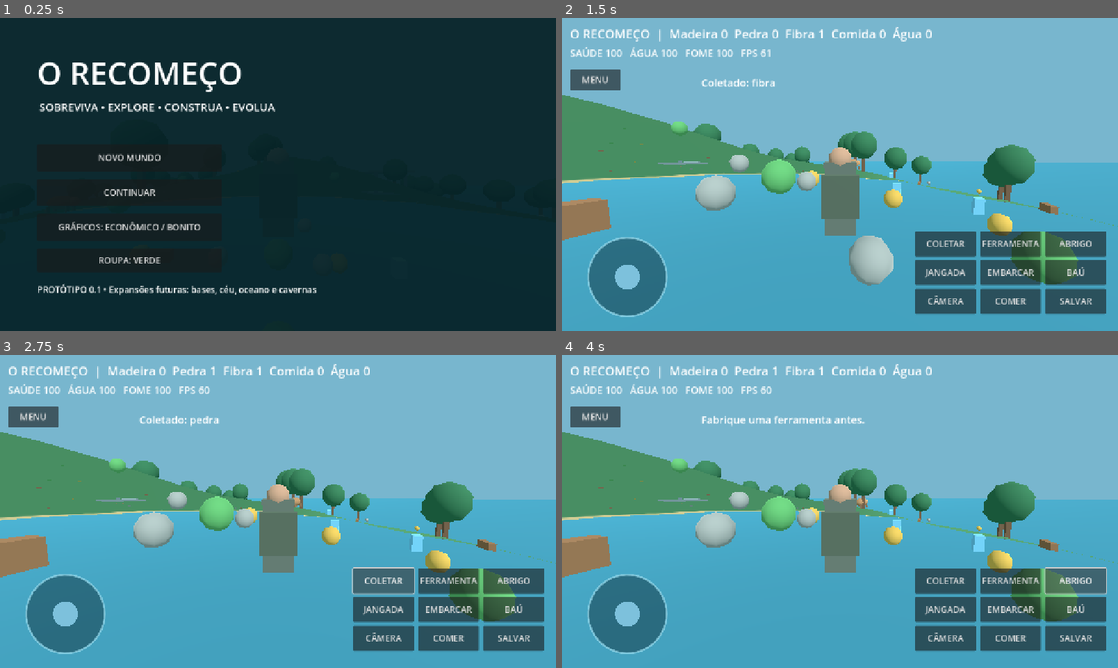
Above: before the commit, frames 1-4 (two rows, left to right).
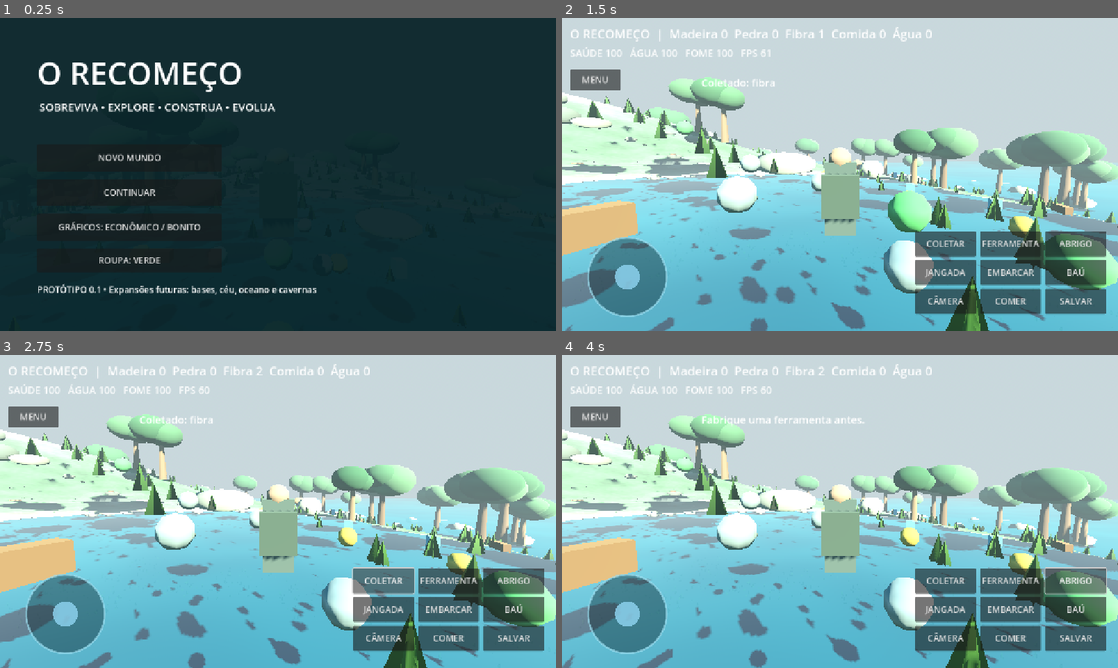
Above: after the commit, the same moments.

Repository: ronaldweker-prog/game
Game: Godot game, scene res://scenes/main.tscn
Same seed, same stepped clock (60 frames per second), same inputs: the game is played once before the commit and once after it.
Inputs (mouse positions are in pixels of both pictures, inside the frame that each line leads up to):
- Up to frame 1 (0.25 s): no input
- Up to frame 2 (1.5 s): click "NOVO MUNDO" at 0.5 s; tap Enter at 1.25 s; move the mouse to (867, 174) at 1.27 s; hold W from 1.28 s (still down); tap E at 1.35 s; click (867, 174) at 1.42 s
- Up to frame 3 (2.75 s): tap Space at 1.52 s; release W at 2 s; click "COLETAR" at 2 s
- Up to frame 4 (4 s): click "FERRAMENTA" at 2.75 s; click "ABRIGO" at 3.5 s

The runs differ from the first frame. In frame 2, 85% of the frame differs, in the area x 0-100%, y 0-100%; in frame 3, 85%; in frame 4, 84%.

Commit message:
Usar novo cenário 3D naturalista no gameplay existente

Diff:
--- a/scripts/Main.gd
+++ b/scripts/Main.gd
@@ -6,6 +6,7 @@
 const CONFIG_PATH := "res://config/gameplay.json"
 const VIRTUAL_STICK = preload("res://scripts/VirtualStick.gd")
 const WILDLIFE = preload("res://scripts/Wildlife.gd")
+const VISUAL_WORLD = preload("res://scripts/VisualWorld.gd")
 var game_config: Dictionary = {}
 var playing := false
 var player: CharacterBody3D
@@ -123,86 +124,12 @@
 	return -2.0 + 13.0 * pow(t, 1.7) + sin(x * 0.18) * cos(z * 0.19) * t
 
 func _make_world() -> void:
-	var env := WorldEnvironment.new()
-	var e := Environment.new()
-	e.background_mode = Environment.BG_COLOR
-	e.background_color = Color("78b6ce")
-	e.ambient_light_source = Environment.AMBIENT_SOURCE_COLOR
-	e.ambient_light_color = Color("b4d5d5")
-	env.environment = e
-	world_root.add_child(env)
-	sun = DirectionalLight3D.new()
-	sun.rotation_degrees = Vector3(-54,-42,0)
-	sun.light_energy = 1.25
-	sun.shadow_enabled = false
-	world_root.add_child(sun)
-	var verts := PackedVector3Array()
-	var indices := PackedInt32Array()
-	var colors := PackedColorArray()
-	var side := 62
-	for z in range(side + 1):
-		for x in range(side + 1):
-			var xx := -76.0 + 152.0 * float(x) / float(side)
-			var zz := -76.0 + 152.0 * float(z) / float(side)
-			var h := _height(xx,zz)
-			verts.append(Vector3(xx,h,zz))
-			colors.append(Color("c0af7d") if h < 0.5 else Color("3c7750"))
-	for z in range(side):
-		for x in range(side):
-			var a := z * (side + 1) + x
-			indices.append_array(PackedInt32Array([a,a+side+1,a+1,a+1,a+side+1,a+side+2]))
-	var arrays := []
-	arrays.resize(Mesh.ARRAY_MAX)
-	arrays[Mesh.ARRAY_VERTEX] = verts
-	arrays[Mesh.ARRAY_INDEX] = indices
-	arrays[Mesh.ARRAY_COLOR] = colors
-	var mesh := ArrayMesh.new()
-	mesh.add_surface_from_arrays(Mesh.PRIMITIVE_TRIANGLES,arrays)
-	var land := MeshInstance3D.new()
-	land.mesh = mesh
-	var landmat := _mat(Color.WHITE)
-	landmat.vertex_color_use_as_albedo = true
-	land.material_override = landmat
-	world_root.add_child(land)
-	var static_ground := StaticBody3D.new()
-	var shape := CollisionShape3D.new()
-	shape.shape = mesh.create_trimesh_shape()
-	static_ground.add_child(shape)
-	world_root.add_child(static_ground)
-	var water := MeshInstance3D.new()
-	var plane := PlaneMesh.new()
-	plane.size = Vector2(420,420)
-	water.mesh = plane
-	water.position.y = float(setting("world", "ocean_level", -1.2))
-	var watmat := _mat(Color("237f9a"))
-	watmat.transparency = BaseMaterial3D.TRANSPARENCY_ALPHA
-	watmat.albedo_color.a = 0.75
-	water.material_override = watmat
-	world_root.add_child(water)
-	var rng := RandomNumberGenerator.new()
-	rng.seed = 8675309
-	for i in range(int(setting("world", "tree_count", 85))):
-		var x := rng.randf_range(-53,53)
-		var z := rng.randf_range(-53,53)
-		if Vector2(x,z).length() > 61 or (absf(x) < 9 and z > 12 and z < 31):
-			continue
-		var h := _height(x,z)
-		if h < 0.2:
-			continue
-		var tree := Node3D.new()
-		tree.position = Vector3(x,h,z)
-		world_root.add_child(tree)
-		_cube(tree,Vector3(0,1.45,0),Vector3(0.4,2.9,0.4),Color("69513c"))
-		_ball(tree,Vector3(0,3.5,0),1.9,Color("2a6947"))
+	var landscape: Node3D = VISUAL_WORLD.new()
+	landscape.name = "IlhaVisual"
+	landscape.configure(Callable(self,"_height"),int(setting("world","tree_count",130)))
+	world_root.add_child(landscape)
+	sun = landscape.sun
 	_make_pickups()
-	var ruins := Node3D.new()
-	ruins.position = Vector3(23,_height(23,-16),-16)
-	world_root.add_child(ruins)
-	_cube(ruins,Vector3(0,0.15,0),Vector3(8,0.3,8),Color("677f84"))
-	for xx in [-3.0,3.0]:
-		for zz in [-3.0,3.0]:
-			_cube(ruins,Vector3(xx,2.2,zz),Vector3(0.5,4.4,0.5),Color("607882"))
-	_cube(ruins,Vector3(0,4.5,0),Vector3(8.5,0.45,8.5),Color("6c858c"))
 	_make_wildlife()
 
 func _make_wildlife() -> void:
